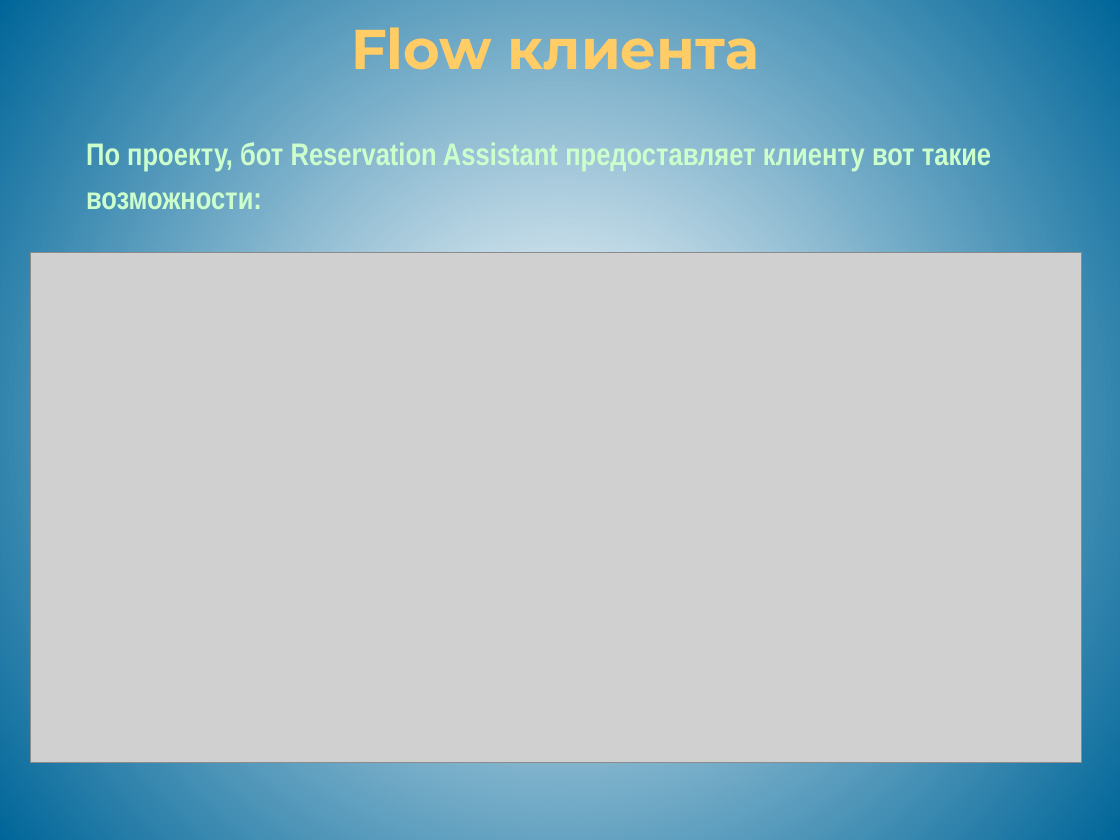
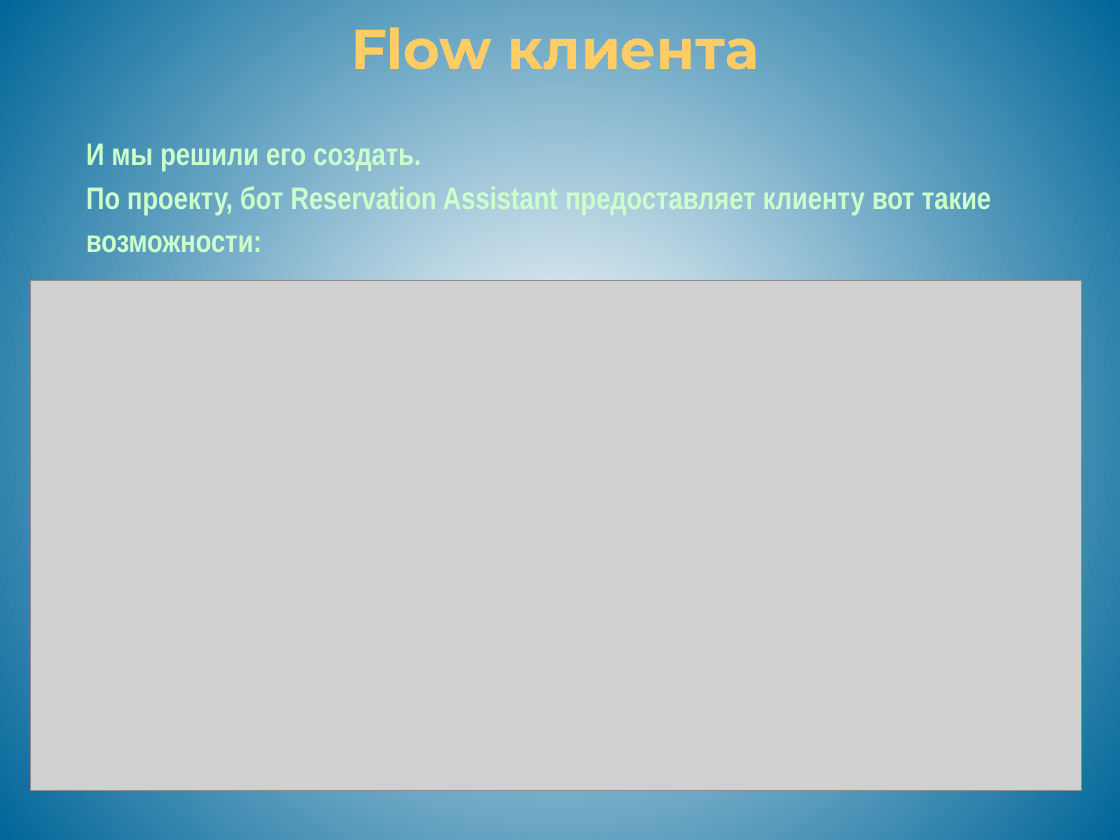
Before and after one commit to evgenypopov2/kotlingrad, a slide deck: slide 3 of presentation/Reservation assistant.pptx. Drawn at 1120x840 pixels with LibreOffice and Linux fonts; fonts in the diff are those of the drawing; grey boxes stand for pictures; background and template pictures are left out. Boxes give left, top, right and bottom in pixels: in the first picture for what was removed or moved away, otherwise in the second. Text is boxed around its words. In the diff, an @@ line names an element or a change of style, - is before the commit and + after.

```diff
--- a/presentation/Reservation assistant.pptx
+++ b/presentation/Reservation assistant.pptx
@@ text at bbox=[86, 143, 421, 171]: paragraph added @@
+И мы решили его создать.
@@ picture: place and size @@
-picture at bbox=[31, 252, 1082, 762]
+picture at bbox=[31, 281, 1082, 791]
```
Also in this commit, not shown: 4 other slides changed, 2 slides added.
